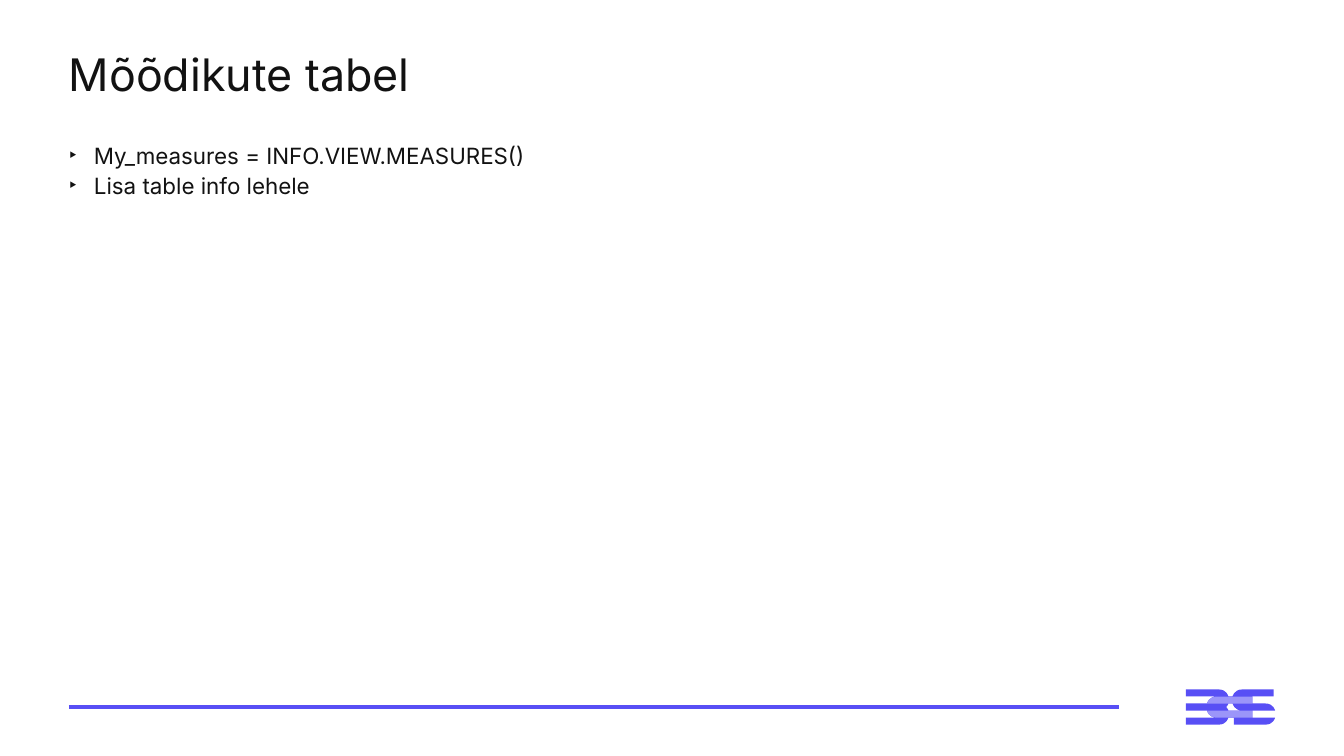
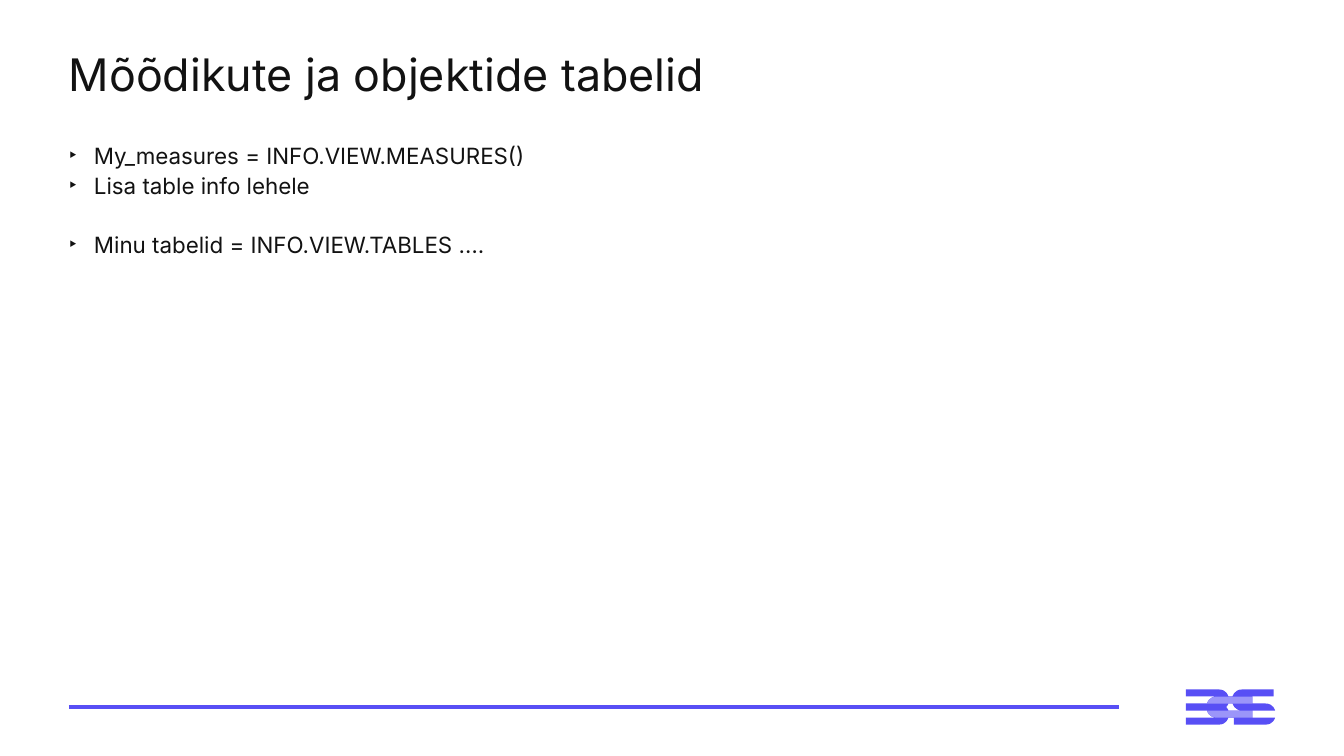
Before and after one commit to emilieabel/andmetarkus, a slide deck: slide 19 of Materjalid/Day9 Andmekorraldus Dim Fakt/9-paev-andmetarkus-esitlus.pptx. Drawn at 1344x756 pixels with LibreOffice and Linux fonts; fonts in the diff are those of the drawing. Boxes give left, top, right and bottom in pixels: in the first picture for what was removed or moved away, otherwise in the second. Text is boxed around its words. In the diff, an @@ line names an element or a change of style, - is before the commit and + after.

```diff
--- a/Materjalid/Day9 Andmekorraldus Dim Fakt/9-paev-andmetarkus-esitlus.pptx
+++ b/Materjalid/Day9 Andmekorraldus Dim Fakt/9-paev-andmetarkus-esitlus.pptx
@@ title at [69, 57, 704, 100]: text changed @@
-Mõõdikute tabel
+Mõõdikute ja objektide tabelid
@@ text at [94, 236, 453, 254]: paragraph added @@
+‣ Minu tabelid = INFO.VIEW.TABLES ….
```
Also in this commit, not shown: 2 other slides changed, 1 slide added, 5 slides removed, 6 other files.
